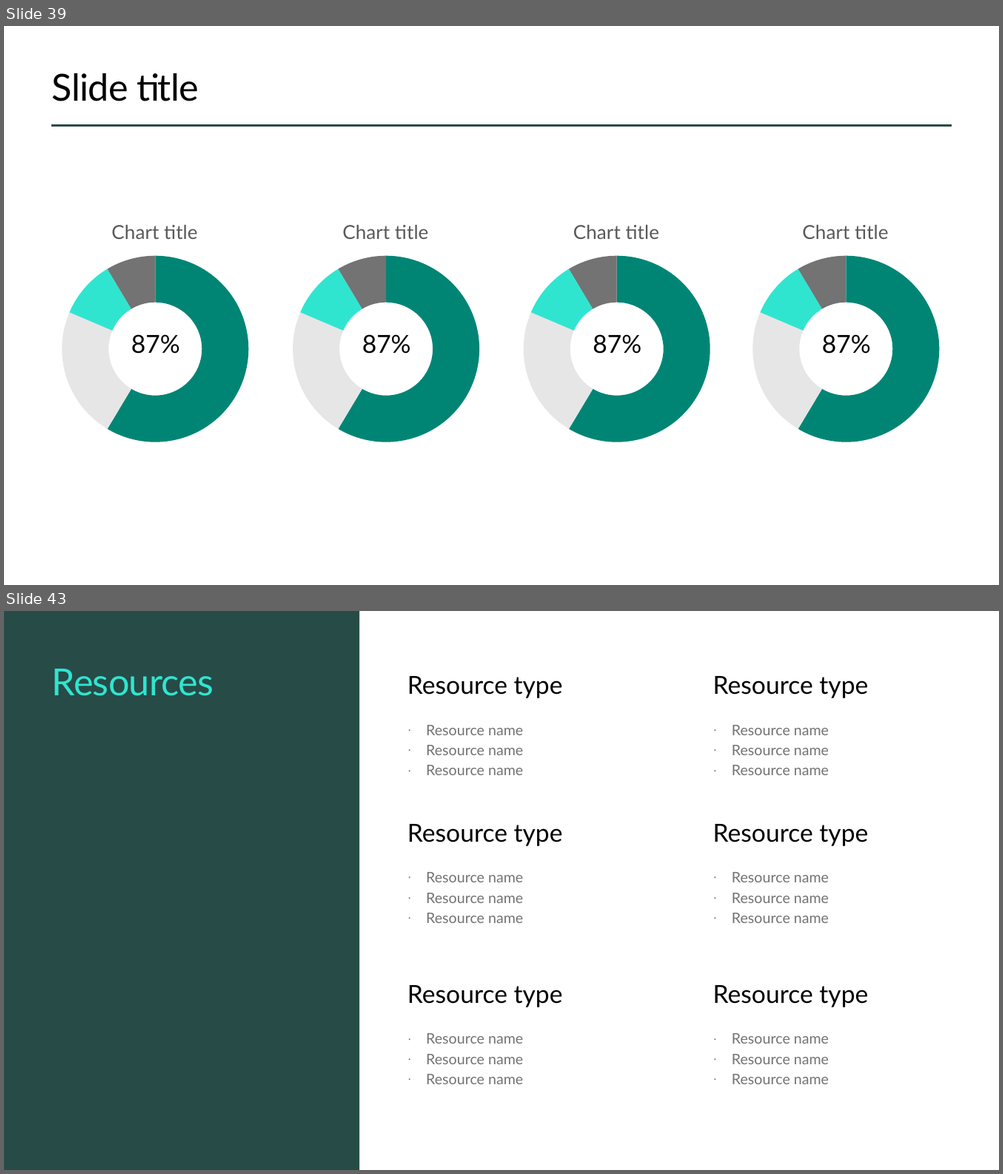
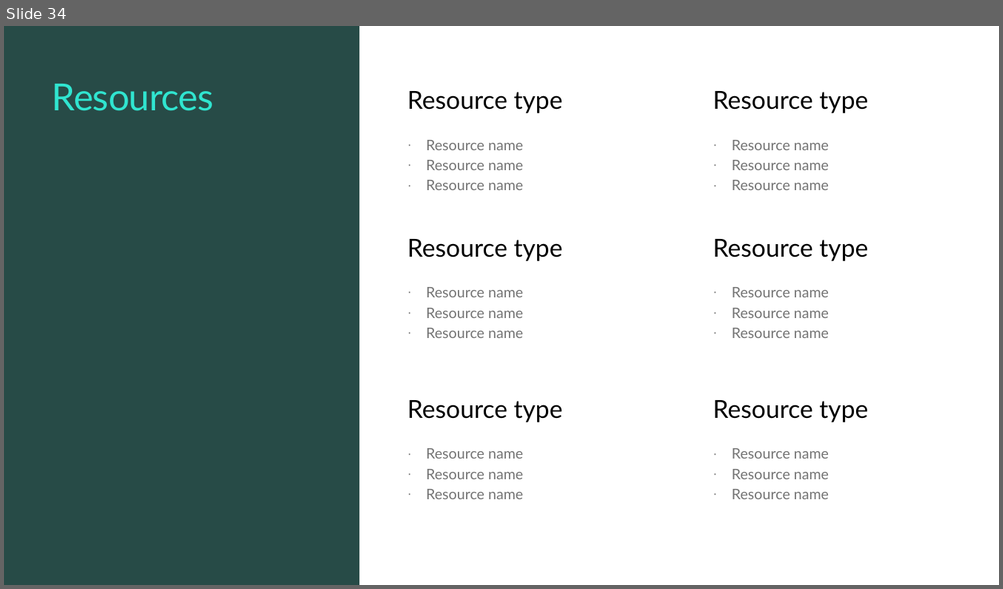
Before and after one commit to ewhinihan/dfw_mslibrary, a slide deck: DFW_MSLibraryArchives_WeeklyLearnings.pptx. Shown one above the other, each under a label of ours: slides 39 and 43 before the commit, slide 34 after it; the slides between them are not shown. The pictures are 1003x1174 and 1003x589 pixels, drawn with LibreOffice and Linux fonts; fonts in the diff are those of the drawing; background and template pictures are left out. Boxes give left, top, right and bottom in pixels: in the first picture for what was removed or moved away, otherwise in the second. Text is boxed around its words. In the diff, an @@ line names an element or a change of style, - is before the commit and + after.

```diff
--- a/DFW_MSLibraryArchives_WeeklyLearnings.pptx
+++ b/DFW_MSLibraryArchives_WeeklyLearnings.pptx
@@ slide 39 removed at (4,26,999,585), background #FFFFFF @@
@@ title removed at (52,73,199,101) @@
-Slide title
@@ line removed from (52, 125) to (951, 125) @@
@@ doughnut chart removed at (52,161,259,492) @@
-title "Chart title "
-categories: 1, 2, 3, 4
-Series 1: 59, 23, 10, 9
@@ doughnut chart removed at (282,161,489,492) @@
-title "Chart title "
-categories: 1, 2, 3, 4
-Series 1: 59, 23, 10, 9
@@ doughnut chart removed at (513,161,720,492) @@
-title "Chart title "
-categories: 1, 2, 3, 4
-Series 1: 59, 23, 10, 9
@@ doughnut chart removed at (743,161,950,492) @@
-title "Chart title "
-categories: 1, 2, 3, 4
-Series 1: 59, 23, 10, 9
@@ text removed at (131,335,180,354) @@
-87%
@@ text removed at (362,335,411,354) @@
-87%
@@ text removed at (592,335,641,354) @@
-87%
@@ text removed at (822,335,871,354) @@
-87%
@@ what was slide 43 is now slide 34 @@
```
Also in this commit, not shown: 2 slides changed, 1 slide added, 10 other slides removed.
